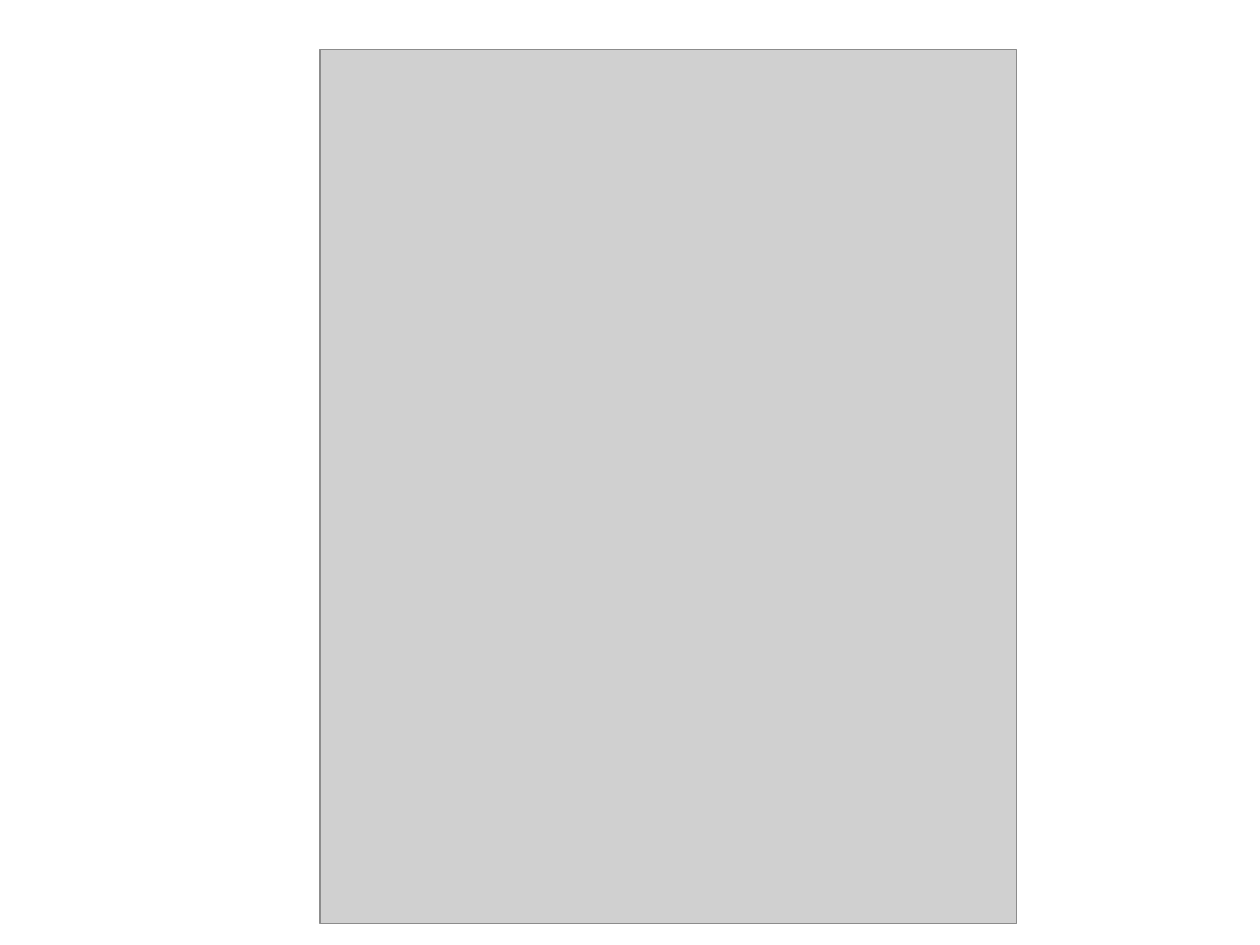
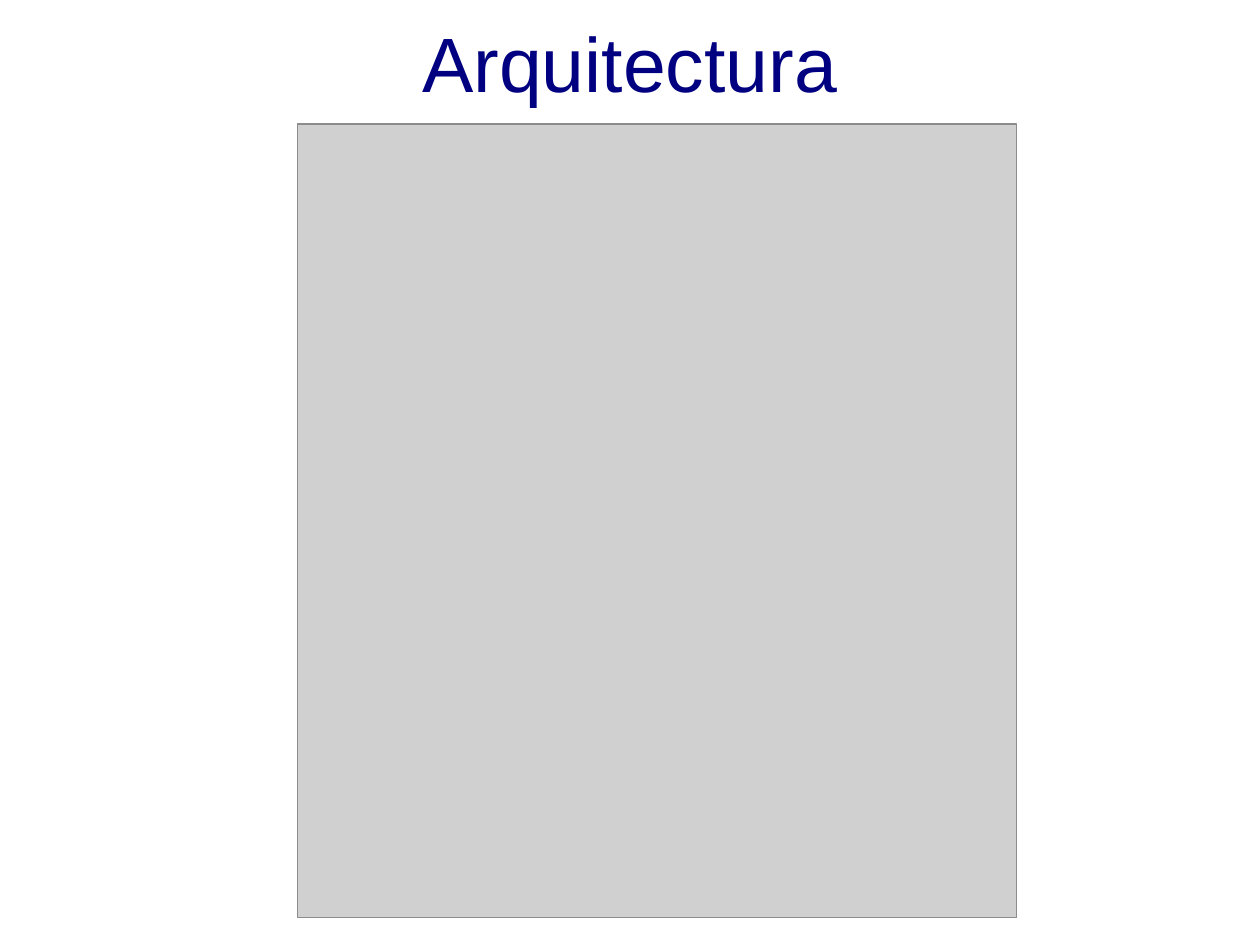
Before and after one commit to DesignJuggler/fasdkfjhasdlkjfhasldkjhfalsjdfasdf, a slide deck: slide 8 of TFI_Jorge_Sanchez_Presentacion.odp. Drawn at 1260x945 pixels with LibreOffice and Linux fonts; fonts in the diff are those of the drawing; grey boxes stand for pictures; background and template pictures are left out. Boxes give left, top, right and bottom in pixels: in the first picture for what was removed or moved away, otherwise in the second. Text is boxed around its words. In the diff, an @@ line names an element or a change of style, - is before the commit and + after.

```diff
--- a/TFI_Jorge_Sanchez_Presentacion.odp
+++ b/TFI_Jorge_Sanchez_Presentacion.odp
@@ title "Arquitectura" rewrapped from [63, 44, 1197, 189] to [422, 36, 837, 107] @@
@@ picture: place and size @@
-picture at [320, 49, 1017, 924]
+picture at [297, 123, 1017, 917]
```
Also in this commit, not shown: 4 other slides changed, 2 slides removed.
